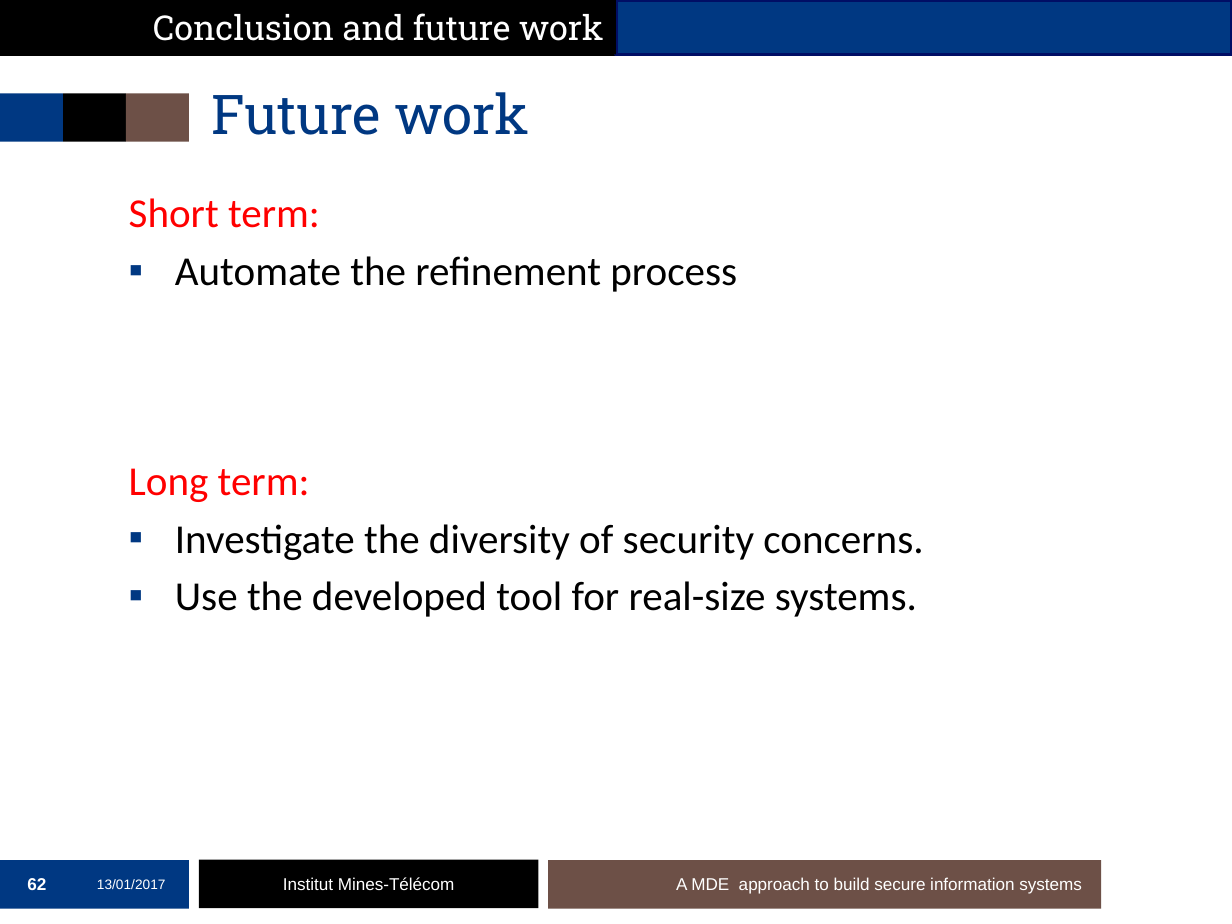
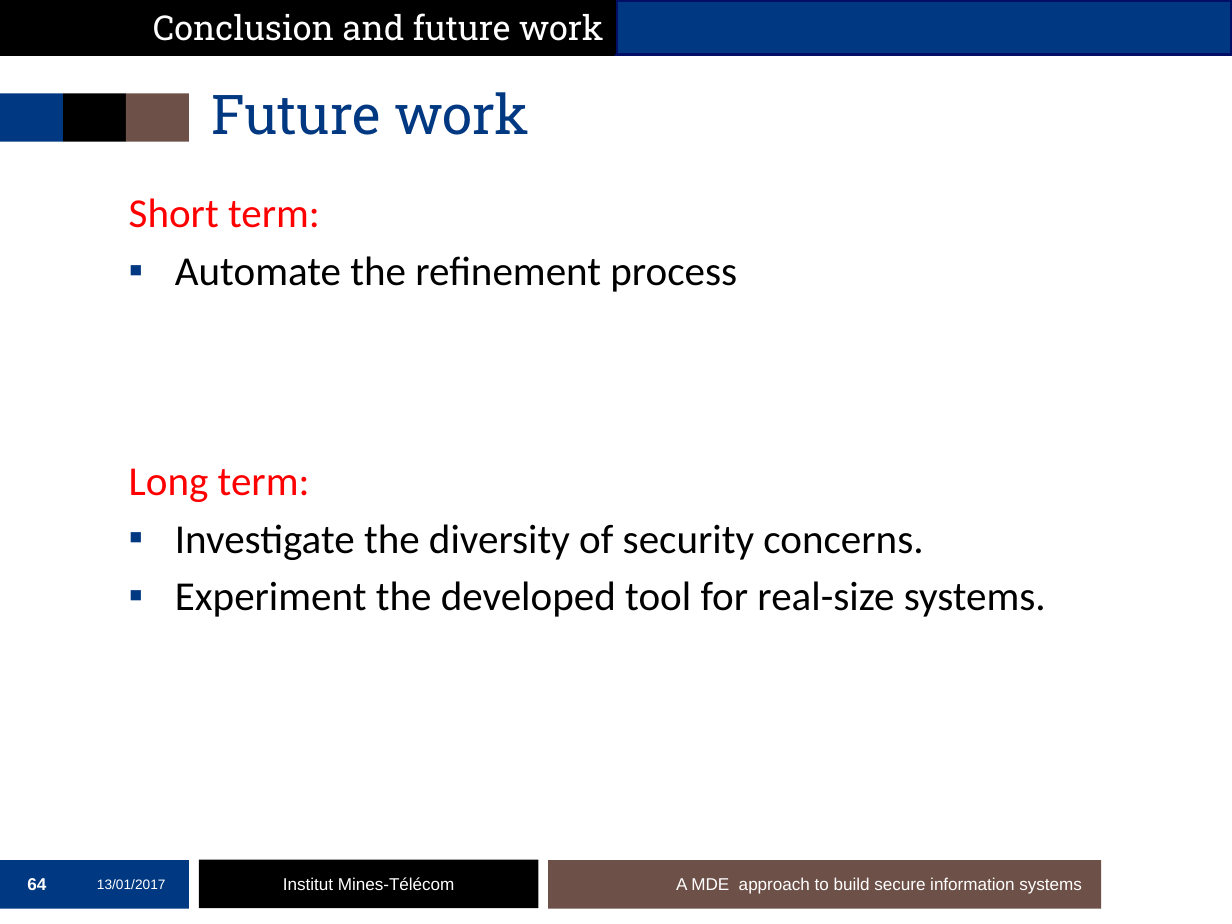
Before and after one commit to mai-ng/phdDefense, a slide deck: slide 64 of slides/presentation-defense.pptx (slide 62 before the commit). Drawn at 1232x924 pixels with LibreOffice and Linux fonts; fonts in the diff are those of the drawing; background and template pictures are left out. Boxes give left, top, right and bottom in pixels: in the first picture for what was removed or moved away, otherwise in the second. Text is boxed around its words. In the diff, an @@ line names an element or a change of style, - is before the commit and + after.

```diff
--- a/slides/presentation-defense.pptx
+++ b/slides/presentation-defense.pptx
@@ text at [175,581,1046,617]: text changed @@
-▪ Use the developed tool for real-size systems.
+▪ Experiment the developed tool for real-size systems.
@@ page number at [27,878,46,890]: text changed @@
-62
+64
```
Also in this commit, not shown: 11 other slides changed, 3 slides added.
